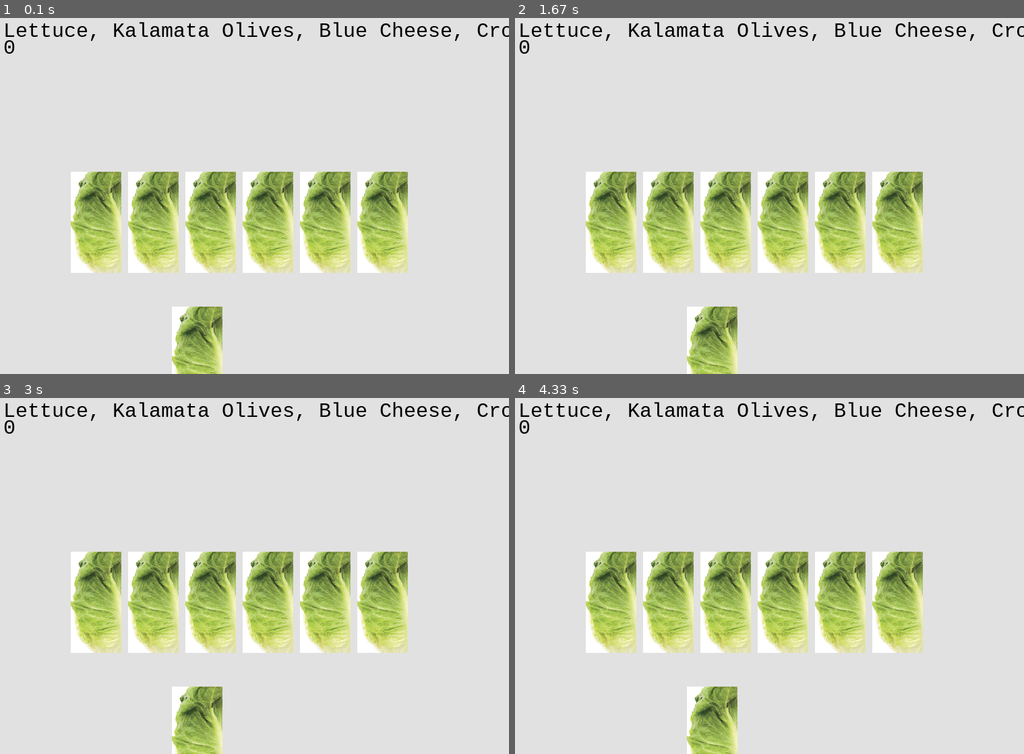
Above: before the commit, frames 1-4 (two rows, left to right).
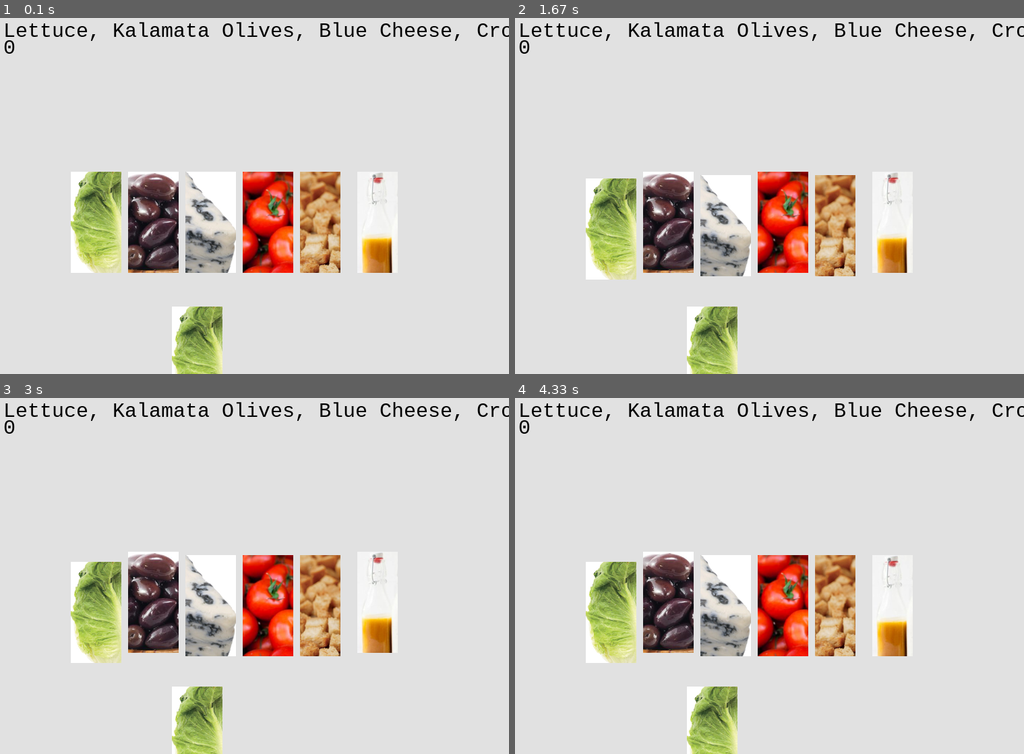
Above: after the commit, the same moments.

Repository: rfpoulos/order_up
Game: pygame game, started from my_pygame.py
The game is run twice, just before and just after one commit, with the same random seed, the same clock (stepped at 60 frames per second) and the same inputs. The source is Python 2; it was converted automatically to run under Python 3.
Inputs (mouse positions are in pixels of both pictures, inside the frame that each line leads up to):
- Up to frame 1 (0.1 s): no input
- Up to frame 2 (1.67 s): click (733, 188) at 0.38 s; click (626, 174) at 0.77 s; click (586, 267) at 1.15 s; click (815, 206) at 1.62 s
- Up to frame 3 (3 s): click (96, 608) at 2.15 s; move the mouse to (244, 593) at 2.5 s; click (244, 593) at 2.75 s
- Up to frame 4 (4.33 s): move the mouse to (891, 615) at 3.13 s; click (891, 615) at 3.42 s

The runs differ from the first frame. In frame 1, 14% of the frame differs, in the area x 25-81%, y 43-72%; in frame 2, 16%; in frame 3, 16%; in frame 4, 16%, in the area x 13-81%, y 43-75%.

Commit message:
trying to get button to work, currently only goes down

Diff:
--- a/my_pygame.py
+++ b/my_pygame.py
@@ -1,4 +1,4 @@
-import pygame, random
+import pygame, random, time
 pygame.init()
 canvas_width = 800
 canvas_height = 600
@@ -36,19 +36,40 @@
             if options[randindex].name not in self.ingredients:
                 self.add_ingredient(options[randindex])
 
+def draw_buttons():
+    lettuce.draw_button()
+    olives.draw_button()
+    cheese.draw_button()
+    tomatoes.draw_button()
+    croutons.draw_button()
+    dressing.draw_button()
+
+    order_up.draw_button()
+    current_order = ", ".join(bowl_key.ingredients)
+    label = myfont.render("%s" % current_order, 1, (0, 0, 0))
+    score_label = myfont.render("%s" % score, 2, (0, 0, 0))
+    screen.blit(label, (50, 75))
+    screen.blit(score_label, (50, 100))
+    pygame.display.update()
 
 #All ingredients in game
 lettuce_image = pygame.image.load('lettuce.png')
+olives_image = pygame.image.load('olives.png')
+cheese_image = pygame.image.load('cheese.png')
+tomatoes_image = pygame.image.load('tomatoes.png')
+croutons_image = pygame.image.load('croutons.png')
+dressing_image = pygame.image.load('dressing.png')
+
 ingredient_y = 300
 ingredient_width = 75
 ingredient_height = 150
 shape = (ingredient_y, ingredient_width, ingredient_height)
 lettuce = Button("Lettuce", lettuce_image, 150, *shape)
-olives = Button("Kalamata Olives", lettuce_image, 235, *shape)
-cheese = Button("Blue Cheese", lettuce_image, 320, *shape)
-tomatoes = Button("Cherry Tomatoes", lettuce_image, 405, *shape)
-croutons = Button("Croutons", lettuce_image, 490, *shape)
-dressing = Button("Dressing", lettuce_image, 575, *shape)
+olives = Button("Kalamata Olives", olives_image, 235, *shape)
+cheese = Button("Blue Cheese", cheese_image, 320, *shape)
+tomatoes = Button("Cherry Tomatoes", tomatoes_image, 405, *shape)
+croutons = Button("Croutons", croutons_image, 490, *shape)
+dressing = Button("Dressing", dressing_image, 575, *shape)
 
 list_of_ingredients = [lettuce, olives, cheese, tomatoes, croutons, dressing]
 
@@ -68,7 +89,8 @@
             for button in list_of_ingredients:
                 if x >= button.xcoor and x <= button.xcoor + button.width and y >= button.ycoor and y <= button.ycoor + button.height:
                     bowl.add_ingredient(button)
-                    print bowl
+                    button.ycoor += 5
+
             if x >= order_up.xcoor and x <= order_up.xcoor + order_up.width and y >= order_up.ycoor and y <= order_up.ycoor + order_up.height:
                 if bowl.ingredients == bowl_key.ingredients:
                     score += 1
@@ -79,22 +101,7 @@
             done = True
         screen.fill((225, 225, 225))
 
-        #draw buttons
-        lettuce.draw_button()
-        olives.draw_button()
-        cheese.draw_button()
-        tomatoes.draw_button()
-        croutons.draw_button()
-        dressing.draw_button()
-
-        order_up.draw_button()
-        current_order = ", ".join(bowl_key.ingredients)
-        label = myfont.render("%s" % current_order, 1, (0, 0, 0))
-        score_label = myfont.render("%s" % score, 2, (0, 0, 0))
-        screen.blit(label, (50, 75))
-        screen.blit(score_label, (50, 100))
-
-        pygame.display.update()
+        draw_buttons()
         clock.tick(60)
 
 pygame.quit()
Binary file added: cheese.png
Binary file added: croutons.png
Binary file added: dressing.png
Binary file added: olives.png
Binary file added: tomatoes.png
Not shown, changed: .DS_Store
